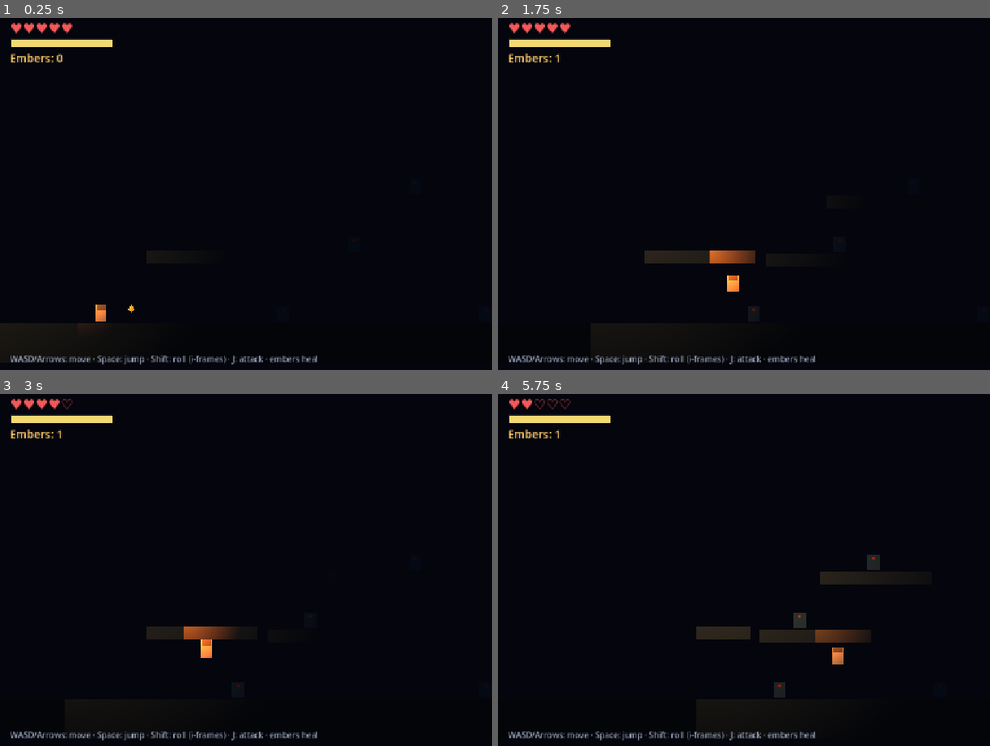
Above: before the commit, frames 1-4 (two rows, left to right).
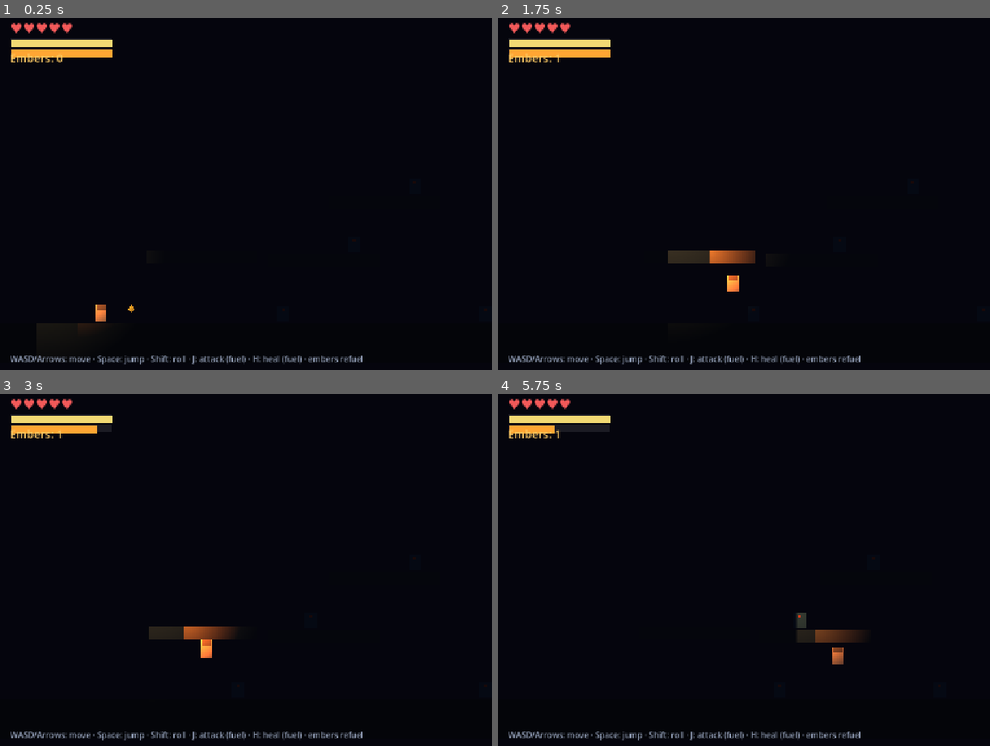
Above: after the commit, the same moments.

Repository: hugoborgplotnikov-boop/the-last-beacon
Game: Godot game, scene res://scenes/world.tscn
Same seed, same stepped clock (60 frames per second), same inputs: the game is played once before the commit and once after it.
Inputs:
- Up to frame 1 (0.25 s): no input
- Up to frame 2 (1.75 s): tap Enter at 0.5 s; hold D (move_right) from 0.53 s (still down); tap J (attack) at 0.6 s; tap Space (jump) at 0.77, 1.07, 1.52 s; tap Shift (roll) at 0.8, 1.35 s; tap H (heal, bound only after the commit) at 1.55 s
- Up to frame 3 (3 s): tap Space (jump) at 1.82, 2.3, 2.85 s; release D (move_right) at 2.03 s; hold A (move_left) 2.03-2.78 s; tap H (heal, bound only after the commit) at 2.1 s; hold D (move_right) from 2.78 s (still down)
- Up to frame 4 (5.75 s): tap Space (jump) at 3.02, 3.32, 3.77, 4.07, 4.52, 4.82, 5.3 s; tap J (attack) at 3.05, 3.6 s; tap Shift (roll) at 3.8, 4.35 s; release D (move_right) at 4.28 s; hold A (move_left) 4.28-5.03 s; tap H (heal, bound only after the commit) at 4.55, 5.1 s; hold D (move_right) from 5.03 s (still down)

The runs differ from the first frame. In frame 1, 1.0% of the frame differs, in the area x 2-74%, y 8-99%; in frame 2, 1.1%; in frame 3, 0.9%; in frame 4, 2.1%, in the area x 2-78%, y 1-99%.

Commit message:
feat(prototype): the fuel system — light is life (GDD twist live)
- fuel: attacks spend it (5%), embers refill it (+8), H drinks it to heal
  (15 per 2 HP), and the lantern radius+brightness shrink as it drops —
  sight, weapon, and vigor are one resource
- at 0 fuel the keeper cannot attack (dead lantern)
- respawn at the Beacon refills fuel fully
- HUD: amber fuel bar under the stamina bar; controls updated
- new test_fuel (6th test): spend/refill/heal/radius/0-fuel gate;
  death_loop now asserts the lantern refills on respawn

Diff:
--- a/dev/TheLastBeacon/project.godot
+++ b/dev/TheLastBeacon/project.godot
@@ -29,6 +29,11 @@
 , Object(InputEventKey,"resource_local_to_scene":false,"resource_name":"","device":-1,"window_id":0,"alt_pressed":false …(186 unchanged characters)…
 ]
 }
+heal={
+"deadzone": 0.2,
+"events": [Object(InputEventKey,"resource_local_to_scene":false,"resource_name":"","device":-1,"window_id":0,"alt_pressed":false,"shift_pressed":false,"ctrl_pressed":false,"meta_pressed":false,"pressed":false,"keycode":0,"physical_keycode":72,"key_label":0,"unicode":104,"location":0,"echo":false,"script":null)
+]
+}
 move_right={
 "deadzone": 0.2,
 "events": [Object(InputEventKey,"resource_local_to_scene":false,"resource_name":"","device":-1,"window_id":0,"alt_press …(192 unchanged characters)…
--- a/dev/TheLastBeacon/scenes/world.tscn
+++ b/dev/TheLastBeacon/scenes/world.tscn
@@ -143,6 +143,21 @@
 offset_bottom = 18.0
 color = Color(0.95, 0.85, 0.45, 1)
 
+[node name="FuelBG" type="ColorRect" parent="UI"]
+offset_left = 20.0
+offset_top = 76.0
+offset_right = 220.0
+offset_bottom = 92.0
+color = Color(0.12, 0.12, 0.15, 0.9)
+
+[node name="Fill" type="ColorRect" parent="UI/FuelBG"]
+layout_mode = 0
+offset_left = 2.0
+offset_top = 2.0
+offset_right = 202.0
+offset_bottom = 18.0
+color = Color(1.0, 0.65, 0.2, 1)
+
 [node name="Embers" type="Label" parent="UI" unique_id=70572658]
 offset_left = 20.0
 offset_top = 80.0
@@ -178,4 +193,4 @@
 offset_bottom = 712.0
 theme_override_colors/font_color = Color(0.6, 0.65, 0.75, 1)
 theme_override_font_sizes/font_size = 16
-text = "WASD/Arrows: move · Space: jump · Shift: roll (i-frames) · J: attack · embers heal"
+text = "WASD/Arrows: move · Space: jump · Shift: roll · J: attack (fuel) · H: heal (fuel) · embers refuel"
--- a/dev/TheLastBeacon/scripts/ember.gd
+++ b/dev/TheLastBeacon/scripts/ember.gd
@@ -1,7 +1,7 @@
 extends Area2D
 
-## An ember — a fragment of drowned light. Pick it up: it heals and counts toward
-## your embers. This is the seed of the souls-style currency.
+## An ember — a fragment of drowned light. Pick it up: it refuels the lantern
+## and counts toward your embers. Healing is now a fuel decision (H key).
 
 var t := 0.0
 var base_y := 0.0
@@ -20,5 +20,5 @@
 func _on_body_entered(body: Node2D) -> void:
 	if body.is_in_group("player"):
 		body.add_embers(1)
-		body.heal(1)
+		body.refuel(8.0)
 		queue_free()
--- a/dev/TheLastBeacon/scripts/player.gd
+++ b/dev/TheLastBeacon/scripts/player.gd
@@ -6,6 +6,7 @@
 signal health_changed(hp: int)
 signal stamina_changed(value: float)
 signal embers_changed(count: int)
+signal fuel_changed(value: float)
 signal died
 
 @export var speed := 220.0
@@ -22,10 +23,17 @@
 @export var attack_stamina_cost := 20.0
 @export var roll_stamina_cost := 25.0
 @export var stamina_regen := 45.0
+@export var max_fuel := 100.0
+@export var attack_fuel_cost := 5.0
+@export var heal_fuel_cost := 15.0
+@export var heal_amount := 2
+@export var min_light_scale := 0.35
+@export var max_light_scale := 1.0
 
 var health: int
 var stamina: float
 var embers := 0
+var fuel: float
 var facing := Vector2.RIGHT
 var is_rolling := false
 var is_attacking := false
@@ -47,6 +55,7 @@
 	add_to_group("player")
 	health = max_health
 	stamina = max_stamina
+	fuel = max_fuel
 	spawn_point = global_position
 	attack_box.monitoring = false
 	attack_box.area_entered.connect(_on_attack_box_area_entered)
@@ -54,8 +63,10 @@
 
 
 func _process(delta: float) -> void:
-	# Subtle lantern flicker — the keeper's light is alive.
-	lantern.energy = 1.35 + sin(Time.get_ticks_msec() * 0.008) * 0.08
+	# The lantern IS the fuel gauge: the flame dims and the radius shrinks as fuel drops.
+	var fuel_ratio := clampf(fuel / max_fuel, 0.0, 1.0)
+	lantern.energy = (1.35 + sin(Time.get_ticks_msec() * 0.008) * 0.08) * (0.35 + 0.65 * fuel_ratio)
+	lantern.texture_scale = lerpf(min_light_scale, max_light_scale, fuel_ratio)
 	if flame_boost > 0.0:
 		flame_boost = maxf(flame_boost - delta, 0.0)
 		lantern_flame.energy = 3.8
@@ -97,6 +108,8 @@
 		start_roll()
 	if Input.is_action_just_pressed("attack") and _can_attack():
 		start_attack()
+	if Input.is_action_just_pressed("heal"):
+		try_heal()
 
 
 func _can_roll() -> bool:
@@ -106,7 +119,7 @@
 
 func _can_attack() -> bool:
 	return not is_rolling and not is_attacking \
-		and stamina >= attack_stamina_cost and can_attack
+		and stamina >= attack_stamina_cost and fuel >= attack_fuel_cost and can_attack
 
 
 func start_roll() -> void:
@@ -124,6 +137,8 @@
 func start_attack() -> void:
 	stamina -= attack_stamina_cost
 	stamina_changed.emit(stamina)
+	fuel -= attack_fuel_cost
+	fuel_changed.emit(fuel)
 	is_attacking = true
 	can_attack = false
 	attack_box.position = Vector2(16.0 * facing.x, 2.0)
@@ -173,6 +188,19 @@
 	embers_changed.emit(embers)
 
 
+func refuel(amount: float) -> void:
+	fuel = minf(max_fuel, fuel + amount)
+	fuel_changed.emit(fuel)
+
+
+func try_heal() -> void:
+	if dead or health >= max_health or fuel < heal_fuel_cost:
+		return
+	fuel -= heal_fuel_cost
+	fuel_changed.emit(fuel)
+	heal(heal_amount)
+
+
 func die() -> void:
 	dead = true
 	died.emit()
@@ -186,6 +214,7 @@
 	velocity = Vector2.ZERO
 	health = max_health
 	stamina = max_stamina
+	fuel = max_fuel
 	i_frames = true
 	can_attack = true
 	is_attacking = false
--- a/dev/TheLastBeacon/scripts/world.gd
+++ b/dev/TheLastBeacon/scripts/world.gd
@@ -6,6 +6,7 @@
 @onready var hp_label: Label = $UI/HP
 @onready var ember_label: Label = $UI/Embers
 @onready var stamina_fill: ColorRect = $UI/StaminaBG/Fill
+@onready var fuel_fill: ColorRect = $UI/FuelBG/Fill
 @onready var death_label: Label = $UI/DeathLabel
 @onready var enemies: Array[Node] = [$Enemy1, $Enemy2, $Enemy3, $Enemy4, $Enemy5]
 
@@ -13,6 +14,7 @@
 func _ready() -> void:
 	player.health_changed.connect(_on_health_changed)
 	player.stamina_changed.connect(_on_stamina_changed)
+	player.fuel_changed.connect(_on_fuel_changed)
 	player.embers_changed.connect(_on_embers_changed)
 	player.died.connect(_on_player_died)
 	_on_health_changed(player.health)
@@ -28,6 +30,10 @@
 	stamina_fill.size.x = 200.0 * clampf(value / player.max_stamina, 0.0, 1.0)
 
 
+func _on_fuel_changed(value: float) -> void:
+	fuel_fill.size.x = 200.0 * clampf(value / player.max_fuel, 0.0, 1.0)
+
+
 func _on_embers_changed(count: int) -> void:
 	ember_label.text = "Embers: %d" % count
 
--- a/dev/TheLastBeacon/tests/test_death_loop.gd
+++ b/dev/TheLastBeacon/tests/test_death_loop.gd
@@ -36,6 +36,7 @@
 		500:
 			h.check(player.visible, "keeper is visible after respawn")
 			h.check(player.health == player.max_health, "full health after respawn")
+			h.check(player.fuel == player.max_fuel, "lantern refilled after respawn")
 			h.check(player.global_position.distance_to(SPAWN) < 150.0, "respawned at the beacon")
 			quit(0 if h.summary() else 1)
 	min_health = mini(min_health, player.health)
--- /dev/null
+++ b/dev/TheLastBeacon/tests/test_fuel.gd
@@ -0,0 +1,65 @@
+extends SceneTree
+## test_fuel.gd — the light contract: fuel is spent by attacks, refilled by
+## embers, drunk to heal (H), scales the lantern radius, and gates attacks
+## at 0 fuel.
+
+const HARNESS = preload("res://tests/harness.gd")
+
+var frames := 0
+var player: CharacterBody2D
+var enemy1: Node
+var h: RefCounted
+
+
+func _initialize() -> void:
+	h = HARNESS.new("fuel")
+	var world_scene: PackedScene = load("res://scenes/world.tscn")
+	var world := world_scene.instantiate()
+	root.add_child(world)
+	player = world.get_node("Player")
+	enemy1 = world.get_node("Enemy1")
+	# Keep the other grunts out of the scenario.
+	for name_to_free in ["Enemy2", "Enemy3", "Enemy4", "Enemy5"]:
+		world.get_node(name_to_free).queue_free()
+	print("TEST fuel: world loaded, keeper fuel=", player.fuel)
+
+
+func _physics_process(_delta: float) -> bool:
+	frames += 1
+	match frames:
+		10:
+			h.check(player.fuel == player.max_fuel, "keeper starts with full fuel (%.0f)" % player.fuel)
+			# Walk right: over the world ember at (260, 590), then to the grunt.
+			Input.action_press("move_right")
+		110:
+			Input.action_release("move_right")
+			h.check(player.global_position.x > 300.0, "reached the grunt")
+			h.check(player.embers >= 1, "world ember was picked up (embers=%d)" % player.embers)
+		120: Input.action_press("attack")
+		130: Input.action_release("attack")
+		200:
+			h.check(player.fuel < player.max_fuel, "an attack spent fuel (fuel=%.1f)" % player.fuel)
+			h.check(player.lantern.texture_scale < player.max_light_scale,
+				"lantern radius shrank with the fuel (scale=%.2f)" % player.lantern.texture_scale)
+			# Move clear of the grunt so contact ticks can't skew the heal check.
+			player.global_position = Vector2(200, 601)
+			player.velocity = Vector2.ZERO
+			# Heal decision: H drinks fuel to restore HP.
+			player.health = player.max_health - 2
+			player.health_changed.emit(player.health)
+			Input.action_press("heal")
+		205: Input.action_release("heal")
+		240:
+			h.check(player.health == player.max_health, "H restored health")
+			h.check(player.fuel < player.max_fuel - 10.0,
+				"healing drank fuel (fuel=%.1f)" % player.fuel)
+			# A dead lantern cannot fight: 0 fuel blocks the attack.
+			player.fuel = 0.0
+			player.fuel_changed.emit(player.fuel)
+		260: Input.action_press("attack")
+		270: Input.action_release("attack")
+		320:
+			h.check(not player.is_attacking, "no attack possible at 0 fuel")
+			h.check(enemy1.hp > 0, "grunt unharmed at 0 fuel (hp=%d)" % enemy1.hp)
+			quit(0 if h.summary() else 1)
+	return false
Not shown, added: dev/TheLastBeacon/tests/test_fuel.gd.uid
Not shown, changed: dev/TheLastBeacon/README.md
